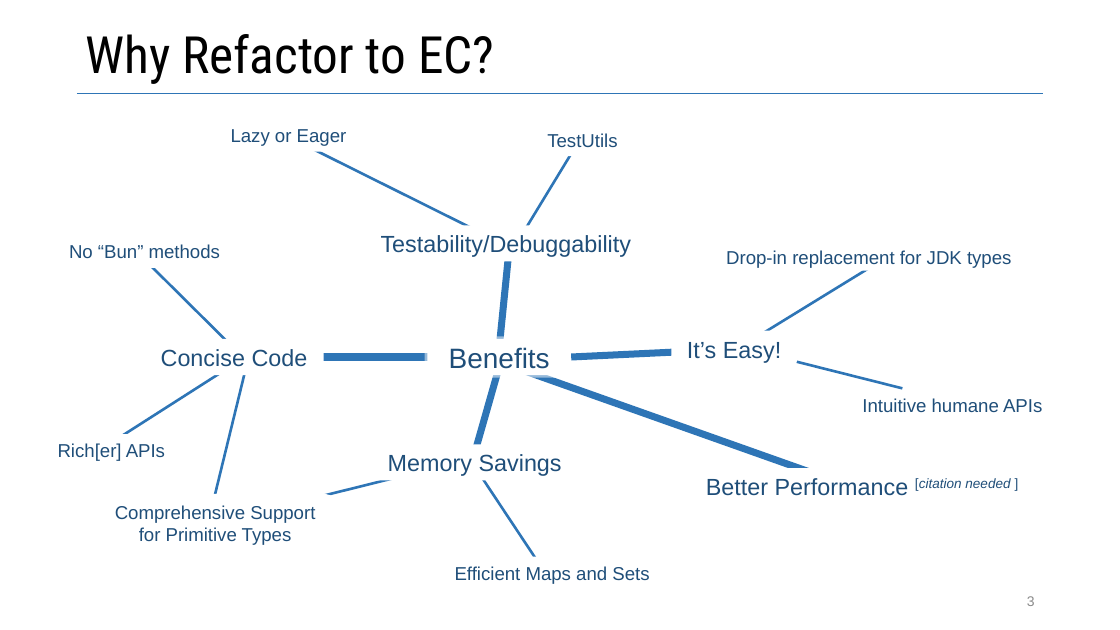
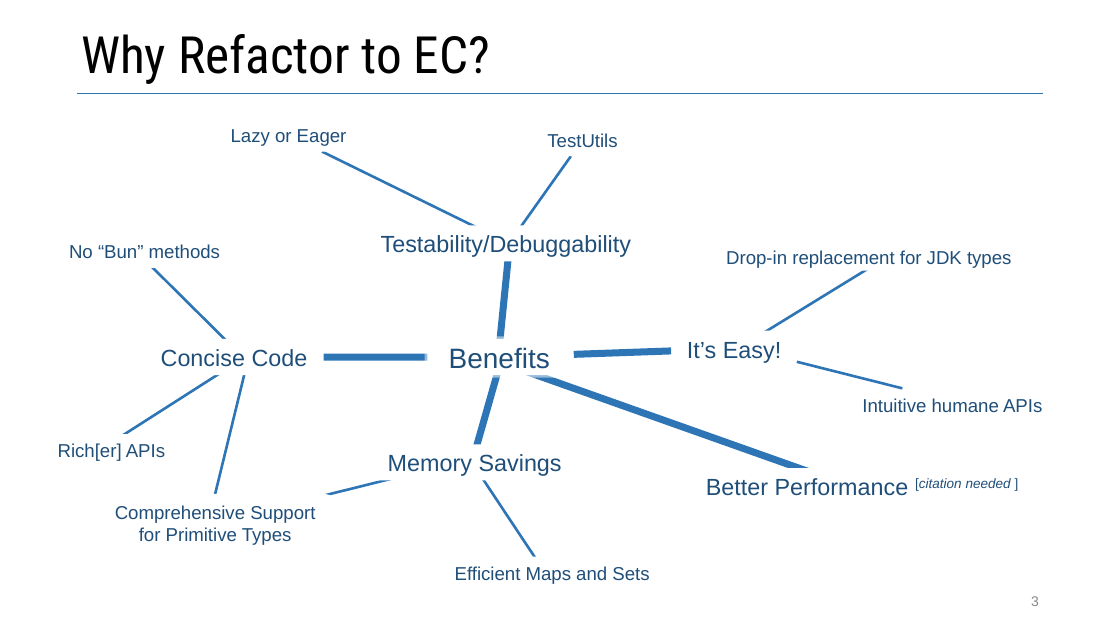
Before and after one commit to vmzakharov/refactor-to-ec, a slide deck: slide 3 of docs/RefactorToEcIntro.pptx. Drawn at 1120x630 pixels with LibreOffice and Linux fonts; fonts in the diff are those of the drawing. Boxes give left, top, right and bottom in pixels: in the first picture for what was removed or moved away, otherwise in the second. Text is boxed around its words. In the diff, an @@ line names an element or a change of style, - is before the commit and + after.

```diff
--- a/docs/RefactorToEcIntro.pptx
+++ b/docs/RefactorToEcIntro.pptx
@@ title "Why Refactor to EC?" moved from (x1=85, y1=34, x2=494, y2=84) to (x1=81, y1=34, x2=490, y2=84) @@
@@ rounded rectangle added at (x1=191, y1=118, x2=386, y2=151), fill #FFFFFF @@
@@ line removed from (293, 139) to (502, 244) @@
@@ line removed from (577, 145) to (514, 248) @@
@@ freeform shape added at (x1=322, y1=151, x2=502, y2=240), outline #2E75B6 2.25 pt @@
@@ freeform shape added at (x1=513, y1=156, x2=571, y2=238), outline #2E75B6 2.25 pt @@
@@ rounded rectangle added at (x1=347, y1=225, x2=666, y2=261), fill #FFFFFF @@
@@ rounded rectangle added at (x1=428, y1=339, x2=571, y2=376), fill #FFFFFF, outline #FFFFFF 4.5 pt @@
@@ text "Benefits" moved from (x1=428, y1=339, x2=571, y2=376) to (x1=449, y1=347, x2=550, y2=369) @@
@@ text "Benefits" at (x1=449, y1=347, x2=550, y2=369): fill #FFFFFF to none; outline #FFFFFF 4.5 pt to none @@
@@ line removed from (571, 357) to (745, 349) @@
@@ freeform shape added at (x1=574, y1=351, x2=671, y2=355), outline #2E75B6 6 pt @@
@@ rounded rectangle added at (x1=671, y1=331, x2=797, y2=367), fill #FFFFFF @@
@@ rounded rectangle added at (x1=32, y1=434, x2=190, y2=467), fill #FFFFFF @@
@@ rounded rectangle added at (x1=678, y1=468, x2=1047, y2=504), fill #FFFFFF @@
@@ rounded rectangle added at (x1=95, y1=494, x2=335, y2=553), fill #FFFFFF @@
@@ rounded rectangle added at (x1=433, y1=557, x2=673, y2=590), fill #FFFFFF @@
@@ page number at (x1=1031, y1=596, x2=1039, y2=606): text colour #8C8C8C to #888888 @@
```
Also in this commit, not shown: 8 other slides changed.
